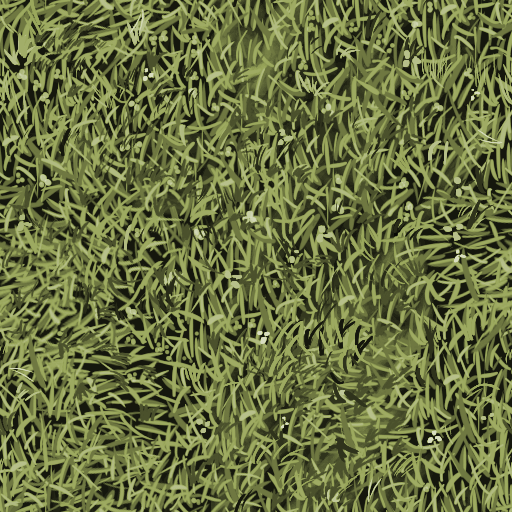
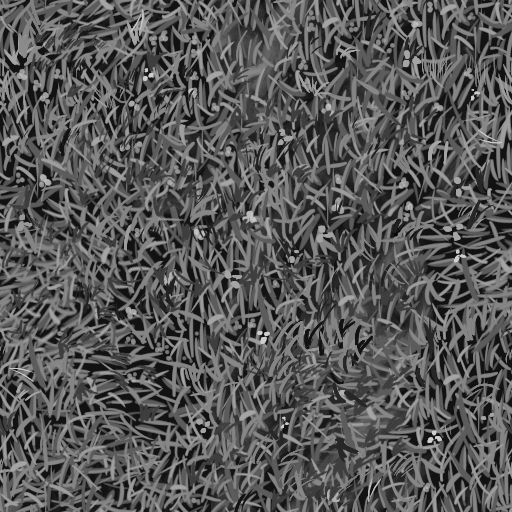
Layer changes from the first 512 x 512 image to the second:
pixels changed over [0, 0, 512, 512] (layer not identified)
